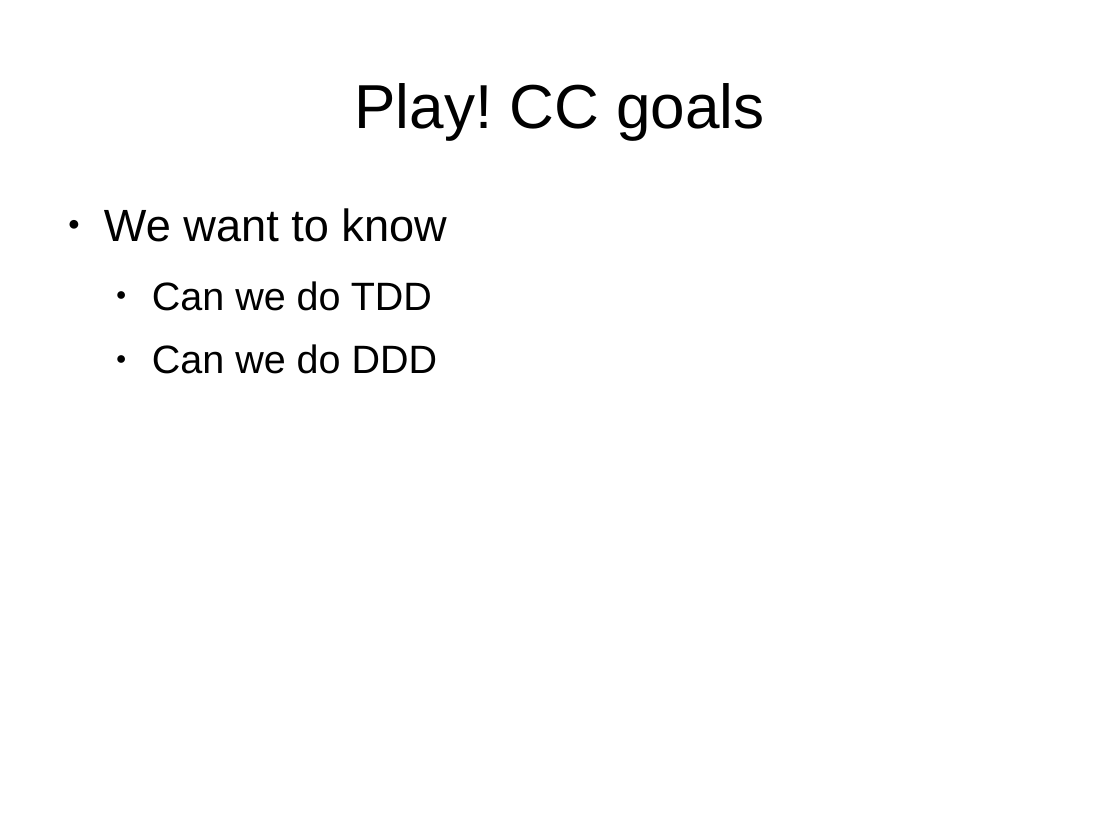
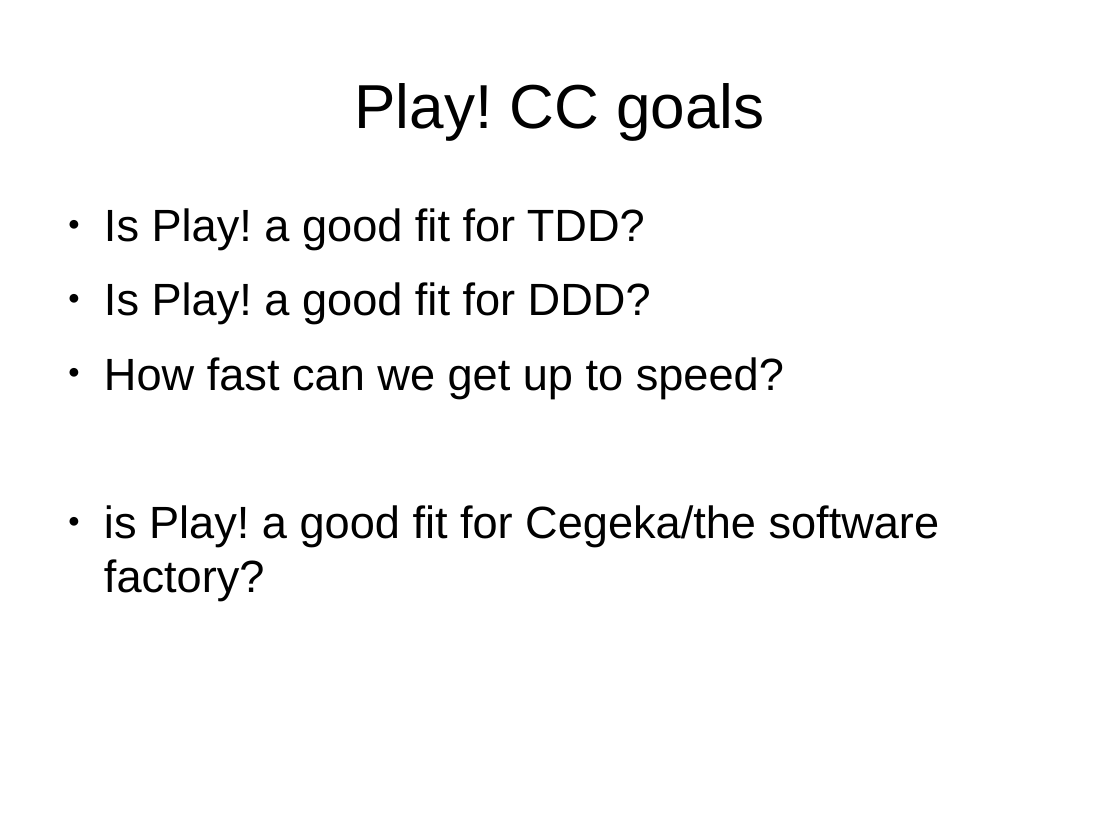
Before and after one commit to cegekaplaycc/cegekaplaycc, a slide deck: slide 3 of documentation/meetups/2012-30-01.odp. Drawn at 1120x840 pixels with LibreOffice and Linux fonts; fonts in the diff are those of the drawing; background and template pictures are left out. Boxes give left, top, right and bottom in pixels: in the first picture for what was removed or moved away, otherwise in the second. Text is boxed around its words. In the diff, an @@ line names an element or a change of style, - is before the commit and + after.

```diff
--- a/documentation/meetups/2012-30-01.odp
+++ b/documentation/meetups/2012-30-01.odp
@@ text at <box>104,208,940,601</box>: text changed; size 28 to 32 pt @@
-● We want to know
-  ● Can we do TDD
-  ● Can we do DDD
+● Is Play! a good fit for TDD?
+● Is Play! a good fit for DDD?
+● How fast can we get up to speed?
+● is Play! a good fit for Cegeka/the software factory?
```
Also in this commit, not shown: 6 slides added, 4 slides removed.
